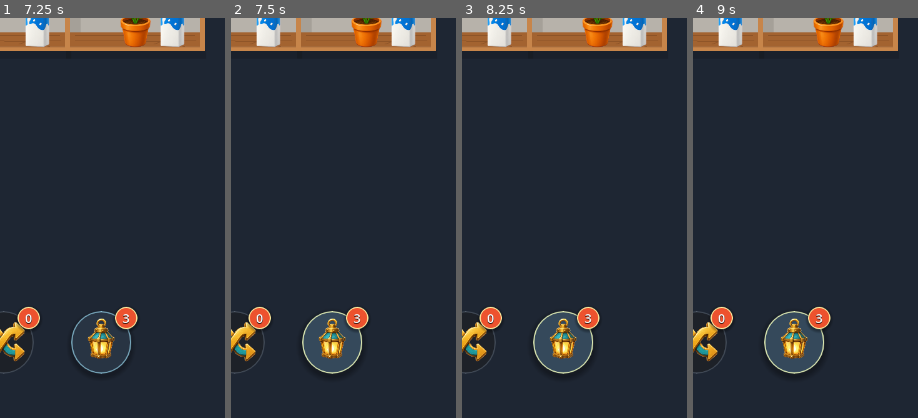
Above: before the commit, frames 1-4 (left to right).
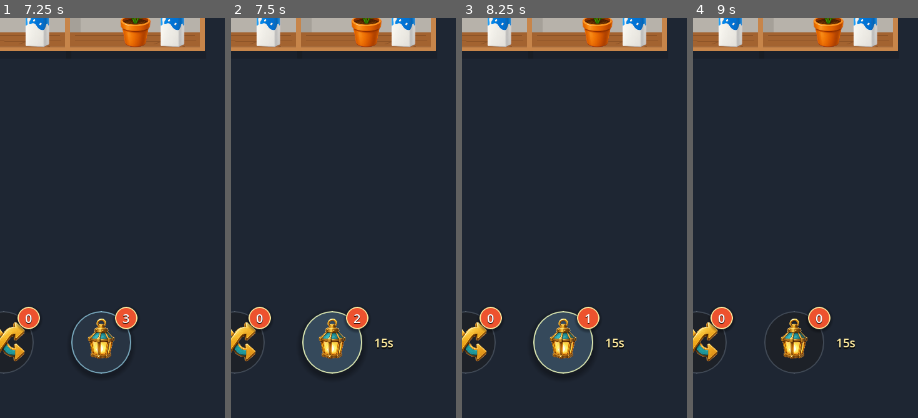
Above: after the commit, the same moments.

Repository: vladeque/sorting-puzzle
Game: Godot game, scene res://scenes/main_menu.tscn
Two runs of this game, one before a commit and one after it. Both use one fixed random seed, a clock stepped at 60 frames per second and the inputs below.
Inputs:
- Up to frame 1 (7.25 s): click "1" at 0.5 s; click "II" at 1.25 s; click "Continue" at 2 s; click "3" at 2.75 s; click "2" at 3.5 s; click "1" at 4.25 s; click "3" at 5 s; click "2" at 5.75 s; click "1" at 6.5 s
- Up to frame 2 (7.5 s): click "3" at 7.25 s
- Up to frame 3 (8.25 s): click "3" (after the commit: "2") at 8 s
- Up to frame 4 (9 s): click "3" (after the commit: "1") at 8.75 s
The pictures show only the part of the screen within x 50-100%, y 50-100%; the shares and areas given below are measured in that part.

Frame 1 is identical in both runs. In frame 2, 0.2% of the frame differs, in the area x 54-72%, y 74-83%; in frame 3, 0.2%; in frame 4, 2.6%, in the area x 31-72%, y 73-89%.

Commit message:
Update highlight ability timer

Diff:
--- a/level.tscn
+++ b/level.tscn
@@ -319,6 +319,23 @@
 horizontal_alignment = 1
 vertical_alignment = 1
 
+[node name="TimerLabel" type="Label" parent="UI/AbilityBar/HBoxContainer/HighlightButton"]
+visible = false
+z_index = 1
+layout_mode = 0
+offset_left = 104.0
+offset_top = 35.0
+offset_right = 158.0
+offset_bottom = 66.0
+theme_override_colors/font_color = Color(1, 0.92, 0.62, 1)
+theme_override_colors/font_shadow_color = Color(0, 0, 0, 0.86)
+theme_override_constants/shadow_offset_x = 0
+theme_override_constants/shadow_offset_y = 2
+theme_override_font_sizes/font_size = 19
+text = "15s"
+horizontal_alignment = 1
+vertical_alignment = 1
+
 [node name="FailurePanel" type="ColorRect" parent="UI" unique_id=784630851]
 visible = false
 offset_right = 720.0
--- a/scripts/level.gd
+++ b/scripts/level.gd
@@ -57,6 +57,7 @@
 var _leave_button: Button
 var _continue_button: Button
 var _ability_buttons: Dictionary = {}
+var _highlight_timer_label: Label
 var _ability_uses: Dictionary = {
 	ABILITY_HAMMER: 3,
 	ABILITY_SHUFFLE: 3,
@@ -1219,6 +1220,8 @@
 	_register_ability_button(ABILITY_HAMMER, "UI/AbilityBar/HBoxContainer/HammerButton")
 	_register_ability_button(ABILITY_SHUFFLE, "UI/AbilityBar/HBoxContainer/ShuffleButton")
 	_register_ability_button(ABILITY_HIGHLIGHT, "UI/AbilityBar/HBoxContainer/HighlightButton")
+	_highlight_timer_label = get_node_or_null("UI/AbilityBar/HBoxContainer/HighlightButton/TimerLabel") as Label
+	_update_highlight_timer_label()
 
 
 func _register_ability_button(ability_id: StringName, button_path: NodePath) -> void:
@@ -1321,15 +1324,13 @@
 
 func _use_highlight() -> bool:
 	var items_to_highlight := _find_immediate_triple_items()
-	if items_to_highlight.is_empty():
-		return false
-
 	_clear_ability_highlights()
 	_highlighted_items = items_to_highlight
 	_highlight_timer = HIGHLIGHT_DURATION_SECONDS
 	for item in _highlighted_items:
 		_apply_item_visual_state(item)
 
+	_update_highlight_timer_label()
 	return true
 
 
@@ -1389,6 +1390,7 @@
 		return
 
 	_highlight_timer = maxf(_highlight_timer - delta, 0.0)
+	_update_highlight_timer_label()
 	if _highlight_timer <= 0.0:
 		_clear_ability_highlights()
 
@@ -1412,16 +1414,30 @@
 	var previous_items := _highlighted_items.duplicate()
 	_highlighted_items.clear()
 	_highlight_timer = 0.0
+	_update_highlight_timer_label()
 
 	for item in previous_items:
 		if item != null and is_instance_valid(item):
 			_apply_item_visual_state(item)
+
+
+func _update_highlight_timer_label() -> void:
+	if _highlight_timer_label == null:
+		return
+
+	var should_show := _highlight_timer > 0.0 and not _level_failed and not _level_completed
+	_highlight_timer_label.visible = should_show
+	if not should_show:
+		return
+
+	_highlight_timer_label.text = "%ds" % ceili(_highlight_timer)
 
 
 func _update_ability_buttons() -> void:
 	_update_ability_button(ABILITY_HAMMER)
 	_update_ability_button(ABILITY_SHUFFLE)
 	_update_ability_button(ABILITY_HIGHLIGHT)
+	_update_highlight_timer_label()
 
 
 func _reset_ability_uses() -> void:
Not shown, changed: docs/PROJECT_MAP.md
Not shown, changed: docs/SCENES.md
Not shown, changed: docs/SCRIPTS.md
